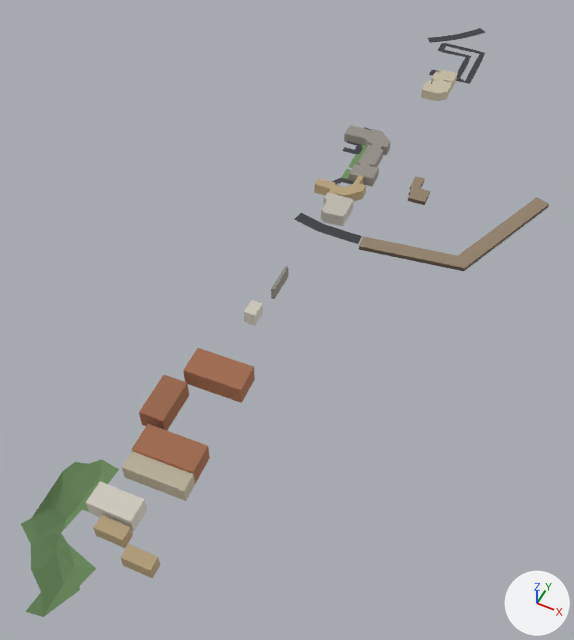
What one commit did to the glTF model public/tiles/tile_18_8.glb.
The view is the same before and after, from a camera (50 mm lens) standing at (7390.0, 1903.0, 320.0) and looking at (7254.0, 2175.0, -20.0). Lighting does not change. The marker at lower right points along +X, +Y and +Z. The older version comes first. Where no turn or scale is listed for an object, it has been applied to the vertices. Vertices at exactly the same position are counted once.

In view in the first picture: 'bld_18_8', 'grn_18_8', 'road_18_8'.
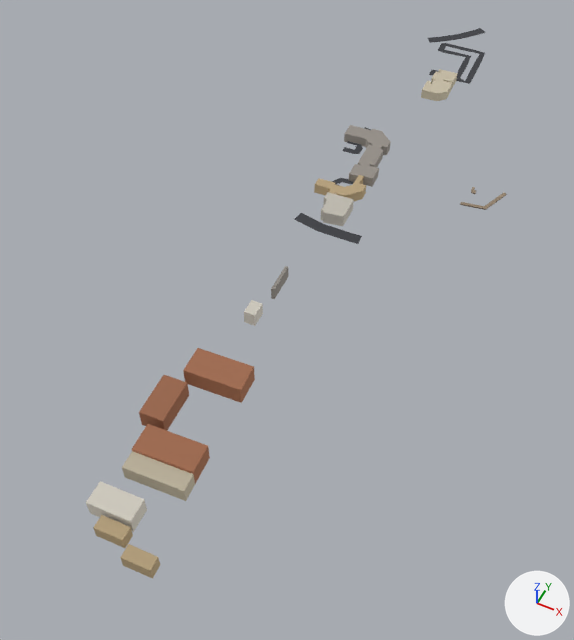
The change, as a diff of the scene's bpy script:
```diff
--- a/public/tiles/tile_18_8.glb.py
+++ b/public/tiles/tile_18_8.glb.py
@@ me_grn_18_8 @@
 # used by ob_grn_18_8; location = (7292.6, 2142.0, 11.8); scale = (174.0, 174.0, 174.0)
-me_grn_18_8.from_pydata(...)  # 100 vertices, 131 faces; spans x -0.41..0.41, y -1.0..1.0, z -0.06..0.06
+me_grn_18_8.from_pydata(...)  # 48 vertices, 68 faces; spans x -0.1..0.41, y 0.48..0.99, z -0.06..-0.05
+# me_grn_18_8 part 1: the loose piece of 34 vertices spanning x -0.41..-0.21, y -1.0..-0.59, z -0.05..0.06 is deleted
+# me_grn_18_8 part 2: the loose piece of 12 vertices spanning x -0.32..-0.26, y 0.85..1.0, z -0.05..-0.04 is deleted
+# me_grn_18_8 part 3: the loose piece of 6 vertices spanning x -0.3..-0.27, y 0.77..0.84, z -0.05..-0.04 is deleted
 me_grn_18_8.materials.append(mat_cityvc)
@@ ob_grn_18_8 @@
 ob_grn_18_8 = bpy.data.objects.new('grn_18_8', me_grn_18_8)
-ob_grn_18_8.location = (7292.6, 2142.0, 11.8)
-ob_grn_18_8.scale = (174.0, 174.0, 174.0)
+ob_grn_18_8.location = (7319.7, 2270.4, 2.3)
+ob_grn_18_8.scale = (45.2, 45.2, 45.2)
```

Location of each change, (x1, y1, x2, y2) in pixels of the pictures (574 x 640 px):
'grn_18_8', reshaped, moved, rescaled (91% narrower, 95% shorter)
    before: (21, 145, 549, 617)
    after: (460, 187, 507, 210)
part 1 of me_grn_18_8, deleted (green)
    before: (21, 459, 119, 617)
part 2 of me_grn_18_8, deleted
    before: (348, 145, 367, 168)
part 3 of me_grn_18_8, deleted
    before: (341, 169, 351, 179)
